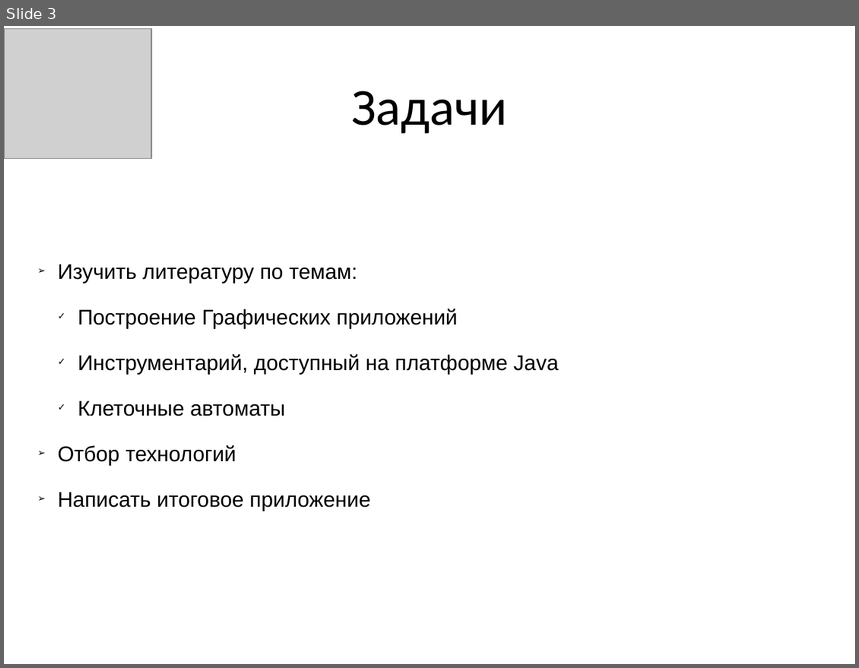
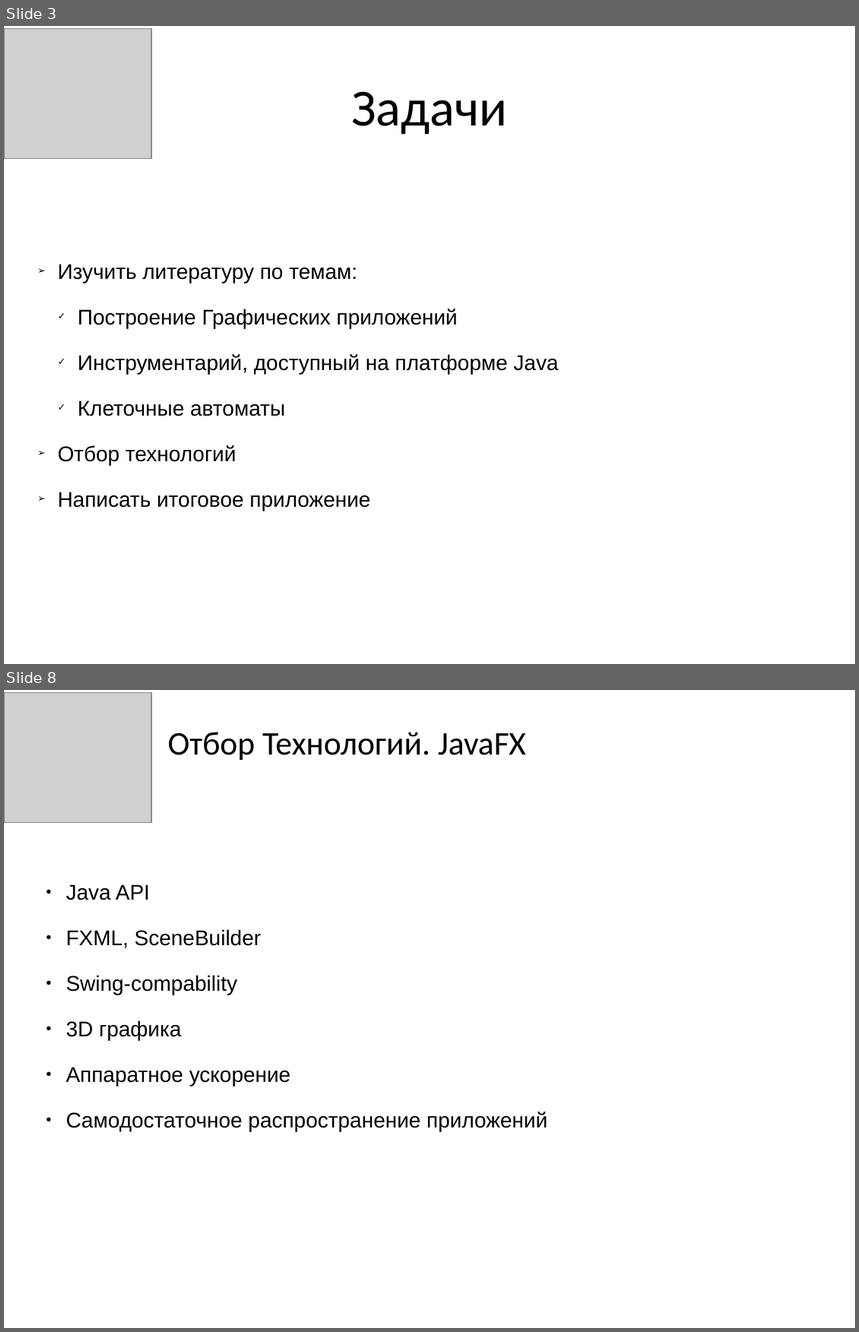
Before and after one commit to CymerR/GFX_1, a slide deck: Презентация.pptx. Shown one above the other, each under a label of ours: slide 3 before the commit, slides 3 and 8 after it; the slides between them are not shown. The pictures are 859x668 and 859x1332 pixels, drawn with LibreOffice and Linux fonts; fonts in the diff are those of the drawing; grey boxes stand for pictures. Boxes give left, top, right and bottom in pixels: in the first picture for what was removed or moved away, otherwise in the second. Text is boxed around its words. In the diff, an @@ line names an element or a change of style, - is before the commit and + after.

```diff
--- a/Презентация.pptx
+++ b/Презентация.pptx
@@ slide 8 added at (4,690,855,1328), background #FFFFFF @@
@@ picture added at (4,692,151,823) @@
@@ text added at (168,732,526,760), 28 pt, text #000000 @@
+Отбор Технологий. JavaFX
@@ text added at (66,885,547,1132), 18 pt, text #000000 @@
+● Java API
+● FXML, SceneBuilder
+● Swing-compability
+● 3D графика
+● Аппаратное ускорение
+● Самодостаточное распространение приложений
```
Also in this commit, not shown: 2 slides changed, 24 other slides added, 2 slides removed, 2 other files.
